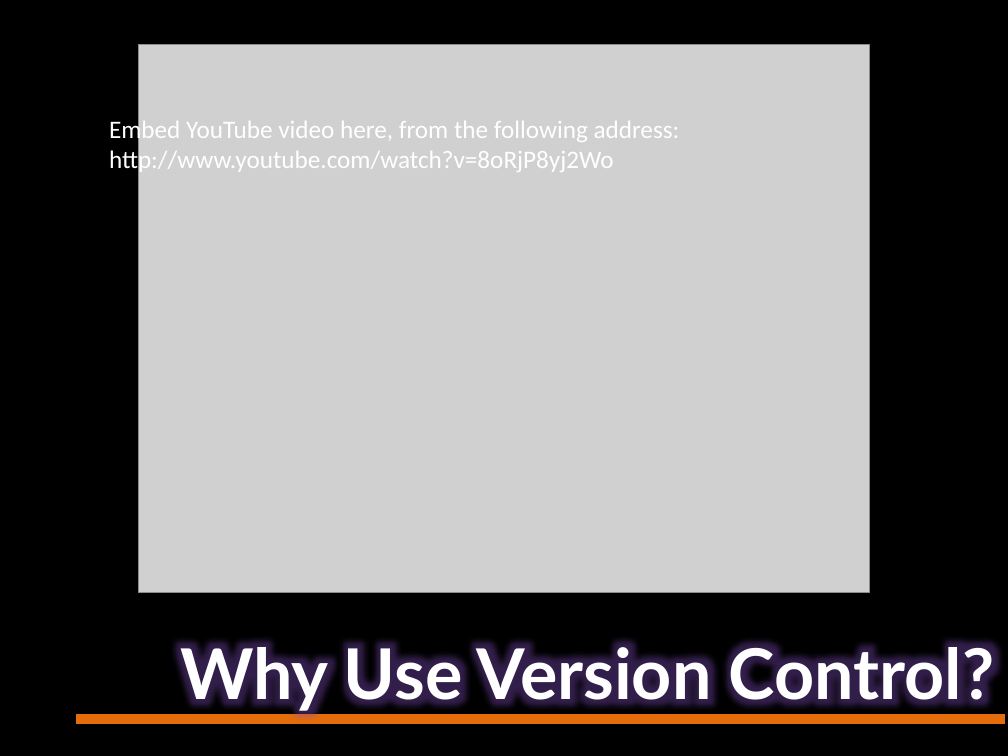
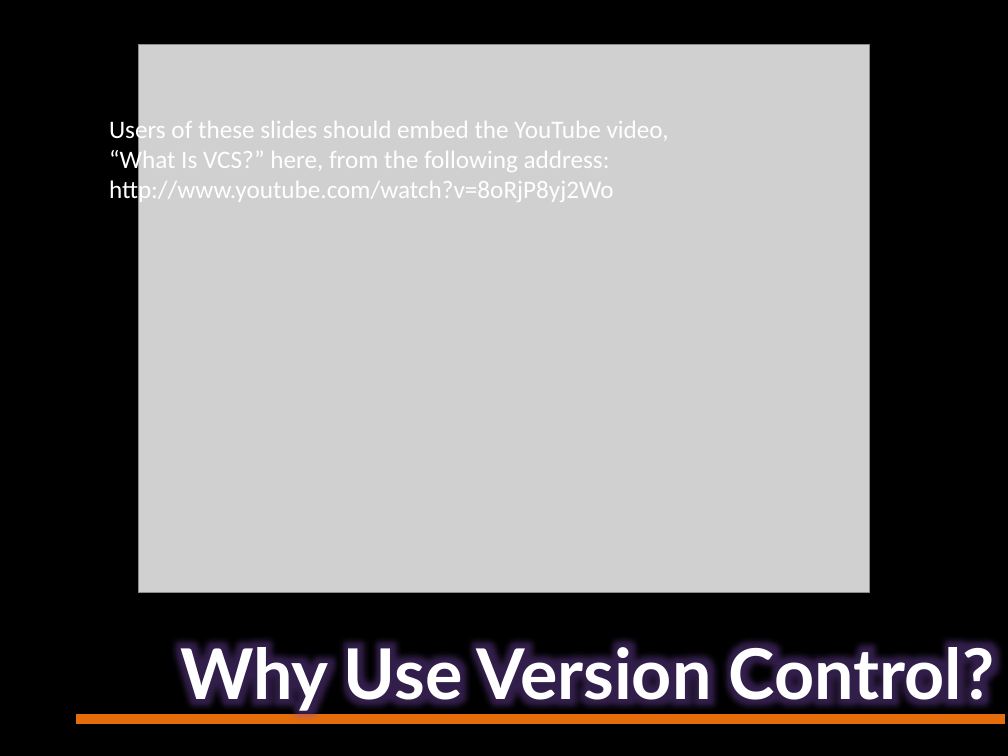
Before and after one commit to StilettoFiend/OpenScienceTraining, a slide deck: slide 4 of Supplementaries/Supp1-VersionControl.pptx. Drawn at 1008x756 pixels with LibreOffice and Linux fonts; fonts in the diff are those of the drawing; grey boxes stand for pictures. Boxes give left, top, right and bottom in pixels: in the first picture for what was removed or moved away, otherwise in the second. Text is boxed around its words. In the diff, an @@ line names an element or a change of style, - is before the commit and + after.

```diff
--- a/Supplementaries/Supp1-VersionControl.pptx
+++ b/Supplementaries/Supp1-VersionControl.pptx
@@ text at (109, 117, 669, 175): text changed @@
-Embed YouTube video here, from the following address:
+Users of these slides should embed the YouTube video, “What Is VCS?” here, from the following address:
```
Also in this commit, not shown: 2 other slides changed, 3 other files.
